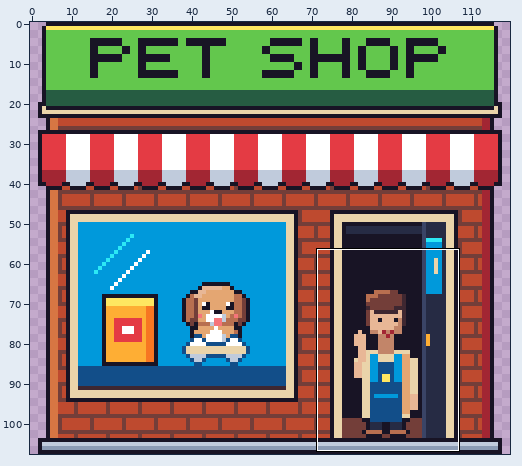
Two versions of one pixel-art file, art/screens/ui-pet-shop.aseprite. The first picture is a wide view before the edit; the outline marks the close-up.
Close-up. Before:
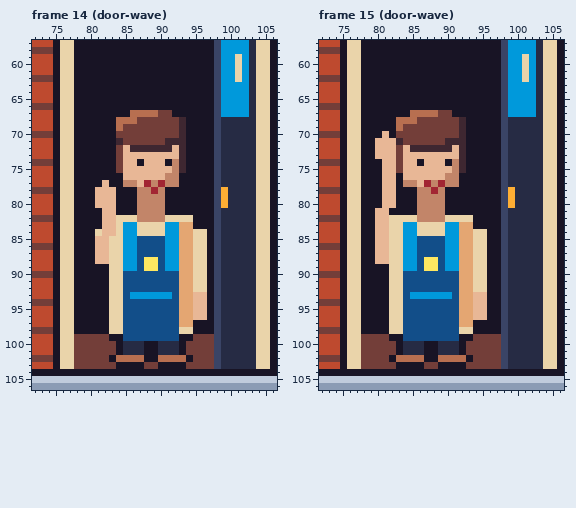
120x108 pixels, 25 frames. Shown: frame 14 (door-wave): x 72..106, y 57..106; frame 15 (door-wave): x 72..106, y 57..106. The commit also changed other frames or places, which this record leaves out.
The result:
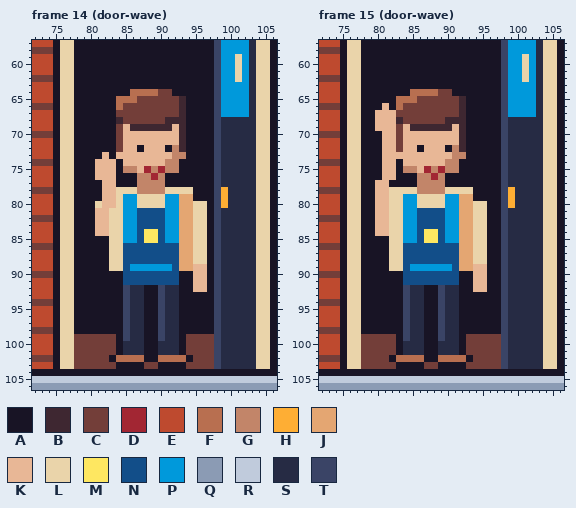
Palette (. is transparent): A #181425  B #3e2731  C #733e39  D #a22633  E #be4a2f  F #b86f50  G #c28569  H #feae34  J #e4a672  K #e8b796  L #ead4aa  M #fee761  N #124e89  P #0099db  Q #8b9bb4  R #c0cbdc  S #262b44  T #3a4466
Commit: Improve Pet shop keeper proportions
Change:
Changed rows in their new state; - is an unchanged pixel.
Frame 14 (door-wave):
first column x 81:
 64 -----FFFFCC-----
 65 ---FFFCCCCCCB---
 66 ---FCCCCCCCCB---
 67 ---CCCCCC--CB---
 68 ---BCC----BB----
 69 ---CKBBBBBBK----
 70 ----KKKKKKKK----
 71 ---CKKKKKKKK----
 72 -----KAKKKAG----
 73 -K-K-------GG---
 74 KKKA--K---G-A---
 75 KKKAGG-DGDG-A---
 76 KKK-AAGGDGAA----
 77 --K-AAGG-GAA----
 78 A--LLL--G-LLLL--
 79 A--LPPLLLLPPJJ--
 80 L--LPPLLLLPPJJLL
 81 K-LLPPNNNNPPJJLL
 82 K-L-PPNNNNPPJJLL
 83 K-L---NNNN----LL
 84 K-L---NMMN------
 85 AA-----MM-------
 86 AA--NN----NN----
 87 AA--NN----NN----
 88 AA--NN-NN-NN----
 89 ----N-PPPP-N--KK
 90 --AA--------AAKK
 91 --AA--------AAKK
 92 --AATSSAATSSAAKK
 93 --AATSSAATSSAAAA
 94 --AATSSAATSSAAAA
 95 --AATSSAATSSAAAA
 96 --AATSSAATSSAAAA
 97 --AATSSAATSSAA--
 98 --AATSSAATSSAA--
 99 --C-TSSAATSS-C--
Frame 15 (door-wave):
first column x 80:
 64 -----FFFFCC-----
 65 ---FFFCCCCCCB---
 66 -K-FCCCCCCCCB---
 67 KKKCCCCCC--CB---
 68 KKKBCC----BB----
 69 KKKCKBBBBBBK----
 70 --K-KKKKKKKK----
 71 A--CKKKKKKKK----
 72 A----KAKKKAG----
 73 A--K-------GG---
 74 ---A--K---G-A---
 75 ---AGG-DGDG-A---
 76 ----AAGGDGAA----
 77 K-A-AAGG-GAA----
 78 K-LLLL--G-LLLL--
 79 K-LLPPLLLLPPJJ--
 80 K-LLPPLLLLPPJJLL
 81 --LLPPNNNNPPJJLL
 82 ----PPNNNNPPJJLL
 83 ------NNNN----LL
 84 ------NMMN------
 85 AA-----MM-------
 86 AA--NN----NN----
 87 AA--NN----NN----
 88 AA--NN-NN-NN----
 89 ----N-PPPP-N--KK
 90 --AA--------AAKK
 91 --AA--------AAKK
 92 --AATSSAATSSAAKK
 93 --AATSSAATSSAAAA
 94 --AATSSAATSSAAAA
 95 --AATSSAATSSAAAA
 96 --AATSSAATSSAAAA
 97 --AATSSAATSSAA--
 98 --AATSSAATSSAA--
 99 --C-TSSAATSS-C--
Boxes around the changes in both close-ups, in picture pixels (x1, y1, x2, y2):
changed: (95, 89, 207, 341)
changed: (375, 89, 487, 341)
